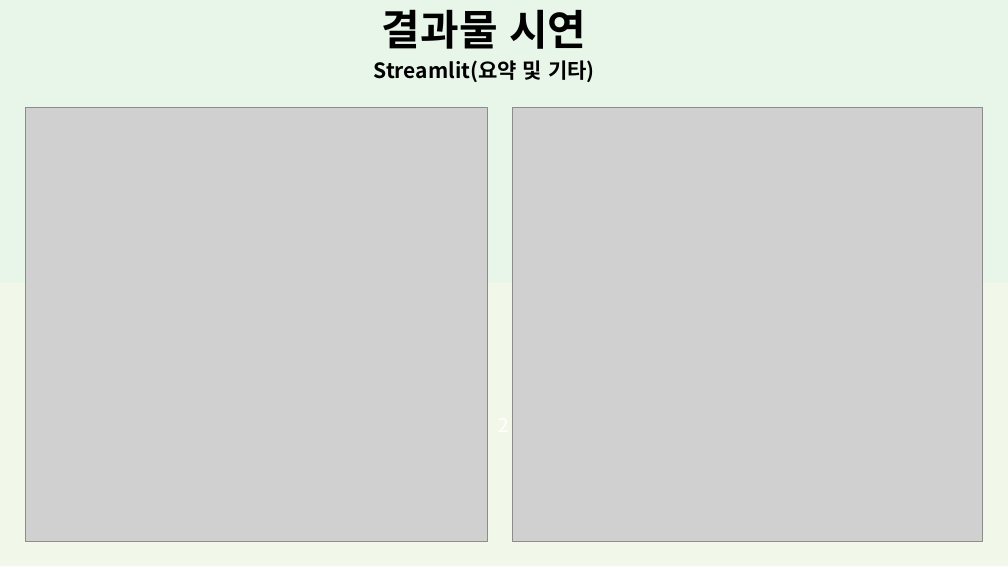
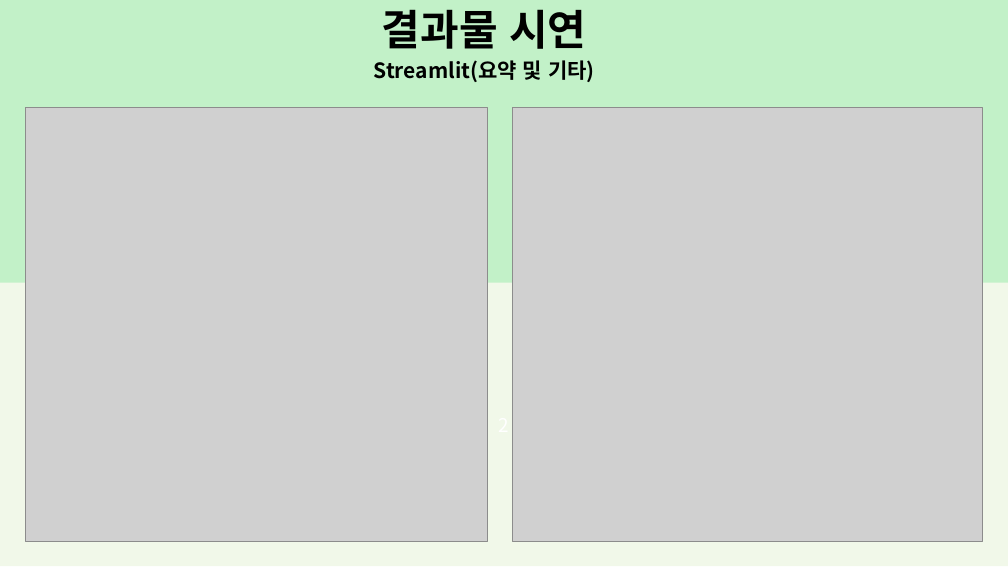
Before and after one commit to SKNETWORKS-FAMILY-AICAMP/SKN20-1ST-5TEAM-, a slide deck: slide 15 of 발표/5조최종.pptx. Drawn at 1008x567 pixels with LibreOffice and Linux fonts; fonts in the diff are those of the drawing; grey boxes stand for pictures. Boxes give left, top, right and bottom in pixels: in the first picture for what was removed or moved away, otherwise in the second. Text is boxed around its words. In the diff, an @@ line names an element or a change of style, - is before the commit and + after.

```diff
--- a/발표/5조최종.pptx
+++ b/발표/5조최종.pptx
@@ rectangle at (x1=0, y1=0, x2=1008, y2=284): fill #E8F5E9 to #C2F1C8 @@
```
Also in this commit, not shown: 16 other slides changed, 1 slide added.
